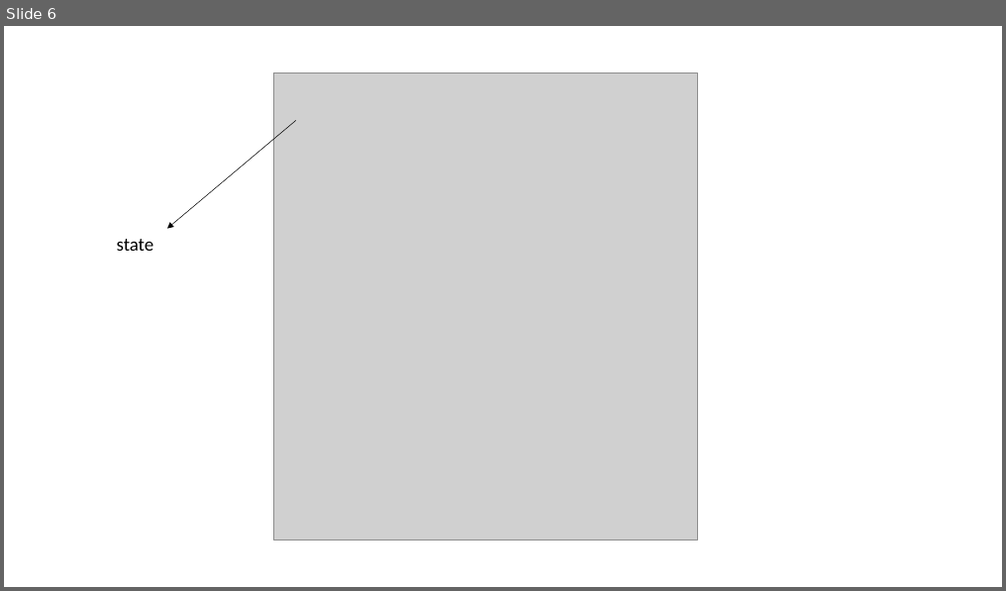
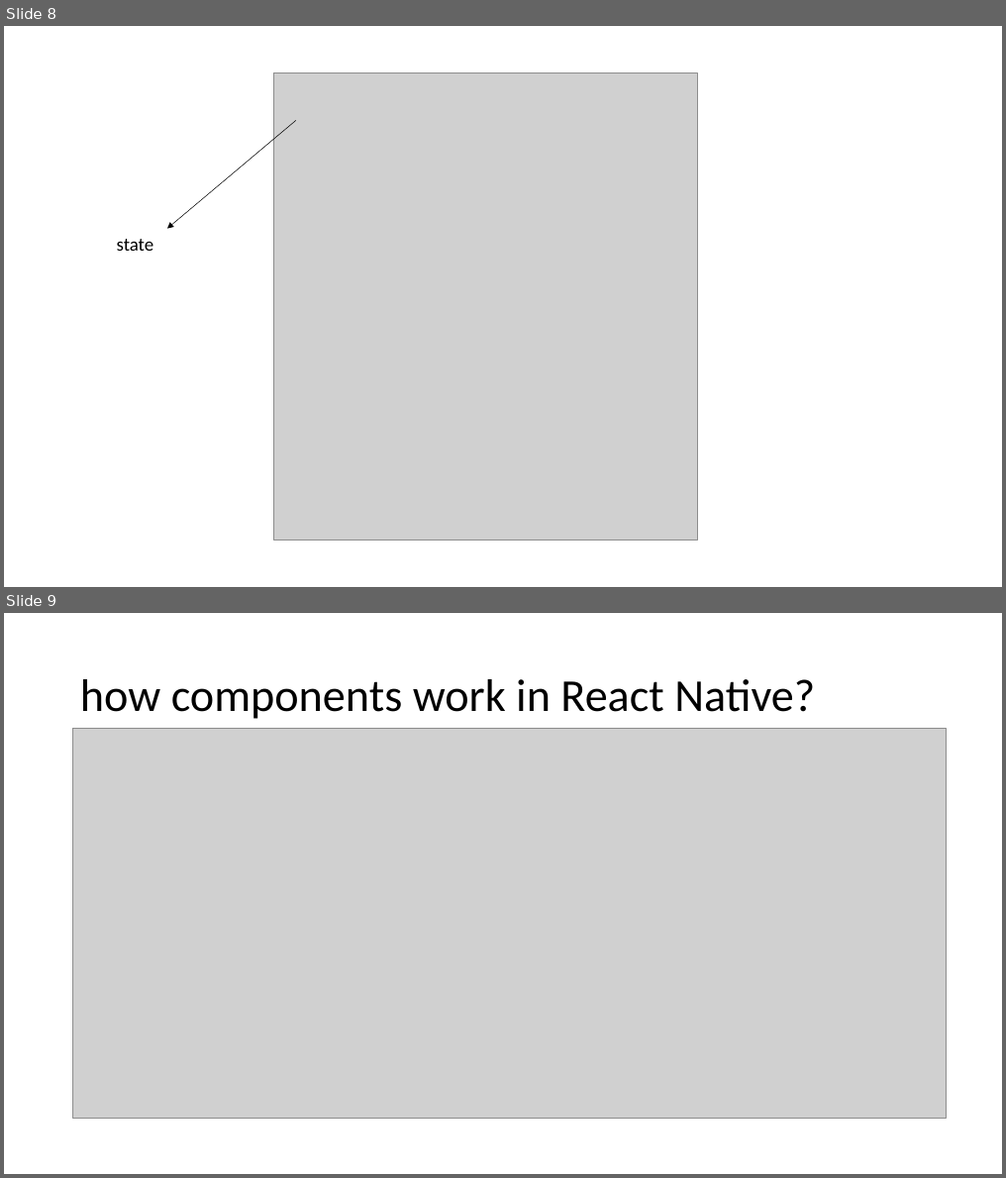
Before and after one commit to kamiuetian/MAD-FALL22, a slide deck: Slides/Lecture03.pptx. Shown one above the other, each under a label of ours: slide 6 before the commit, slides 8 and 9 after it. The pictures are 1006x591 and 1006x1178 pixels, drawn with LibreOffice and Linux fonts; fonts in the diff are those of the drawing; grey boxes stand for pictures. Boxes give left, top, right and bottom in pixels: in the first picture for what was removed or moved away, otherwise in the second. Text is boxed around its words. In the diff, an @@ line names an element or a change of style, - is before the commit and + after.

```diff
--- a/Slides/Lecture03.pptx
+++ b/Slides/Lecture03.pptx
@@ slide 9 added at [4,613,1002,1174], background #FFFFFF @@
@@ title added at [80,679,815,719], 44 pt, text #000000 @@
+how components work in React Native?
@@ picture added at [73,729,945,1119] @@
@@ what was slide 6 is now slide 8 @@
```
Also in this commit, not shown: 6 slides changed, 4 other slides added, 7 other files.
